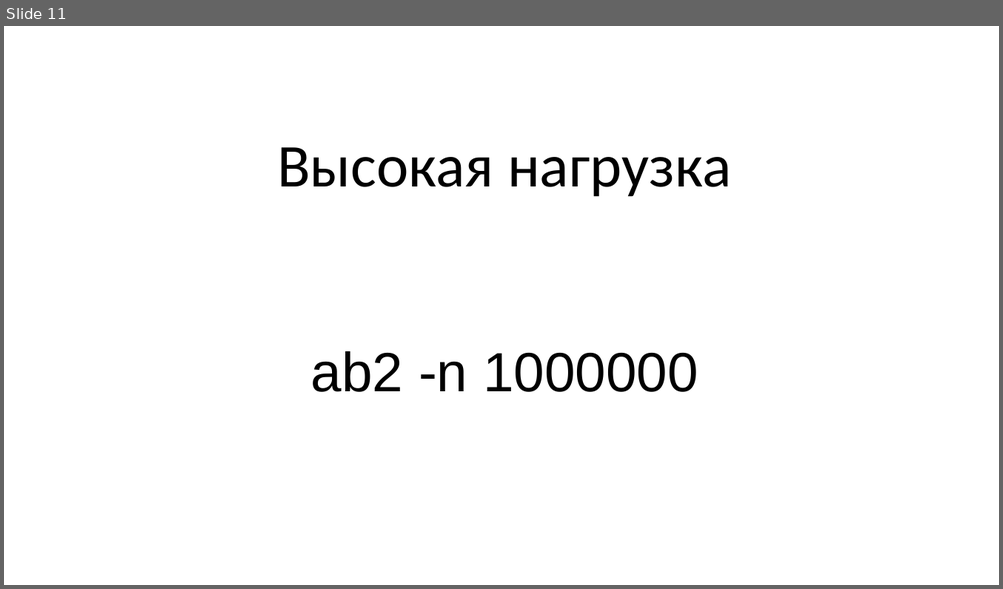
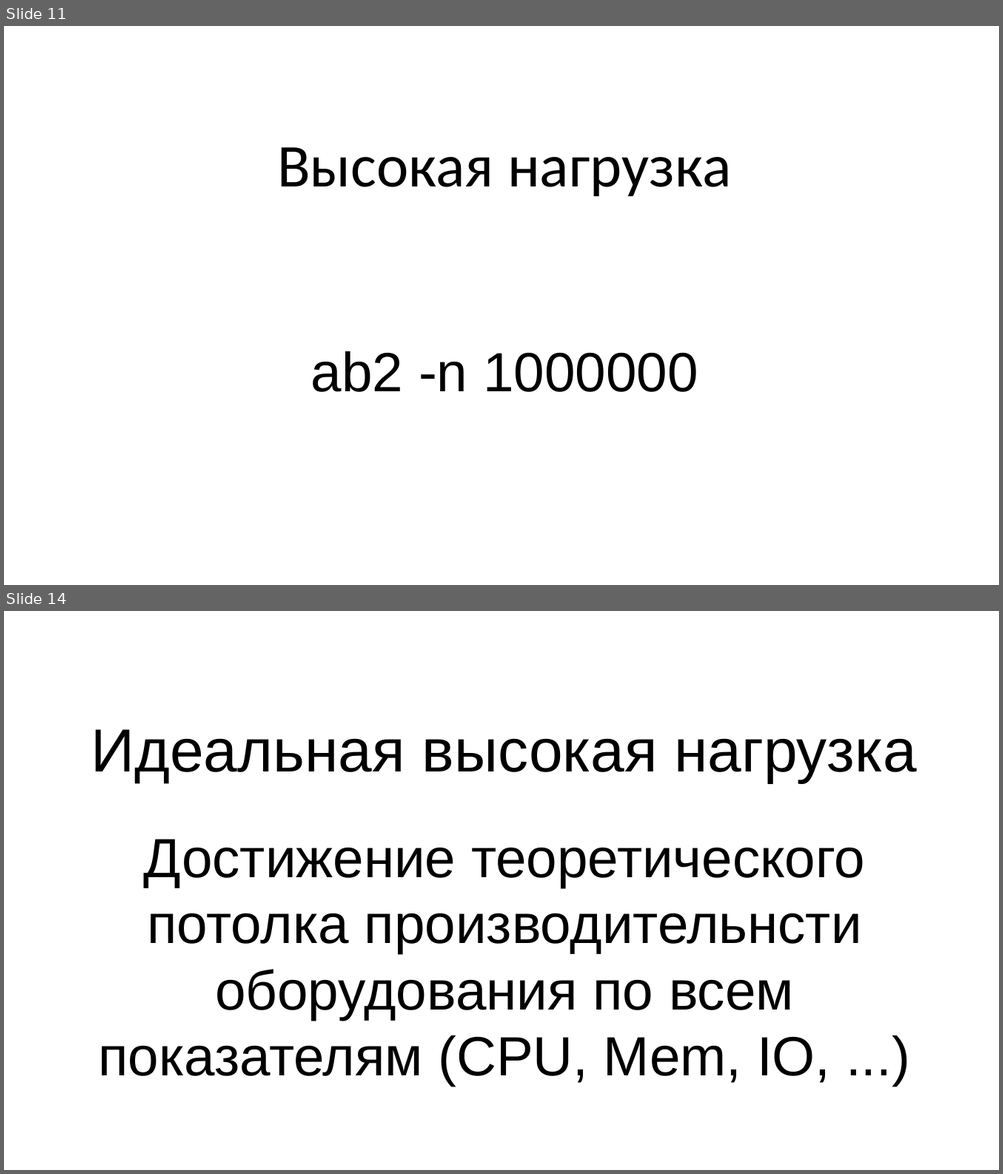
Before and after one commit to Mons/perl-ex, a slide deck: drafts/AE-Highload.odp. Shown one above the other, each under a label of ours: slide 11 before the commit, slides 11 and 14 after it; the slides between them are not shown. The pictures are 1003x589 and 1003x1174 pixels, drawn with LibreOffice and Linux fonts; fonts in the diff are those of the drawing; background and template pictures are left out. Boxes give left, top, right and bottom in pixels: in the first picture for what was removed or moved away, otherwise in the second. Text is boxed around its words. In the diff, an @@ line names an element or a change of style, - is before the commit and + after.

```diff
--- a/drafts/AE-Highload.odp
+++ b/drafts/AE-Highload.odp
@@ slide 14 added at [4, 611, 999, 1170], background #FFFFFF @@
@@ title added at [91, 729, 916, 783], 44 pt, text #000000 @@
+Идеальная высокая нагрузка
@@ subtitle added at [99, 839, 865, 1086], 40 pt, text #000000 @@
+Достижение теоретического потолка производительнсти оборудования по всем показателям (CPU, Mem, IO, ...)
```
Also in this commit, not shown: 2 slides changed, 23 other slides added, 1 slide removed, 1 other file.
